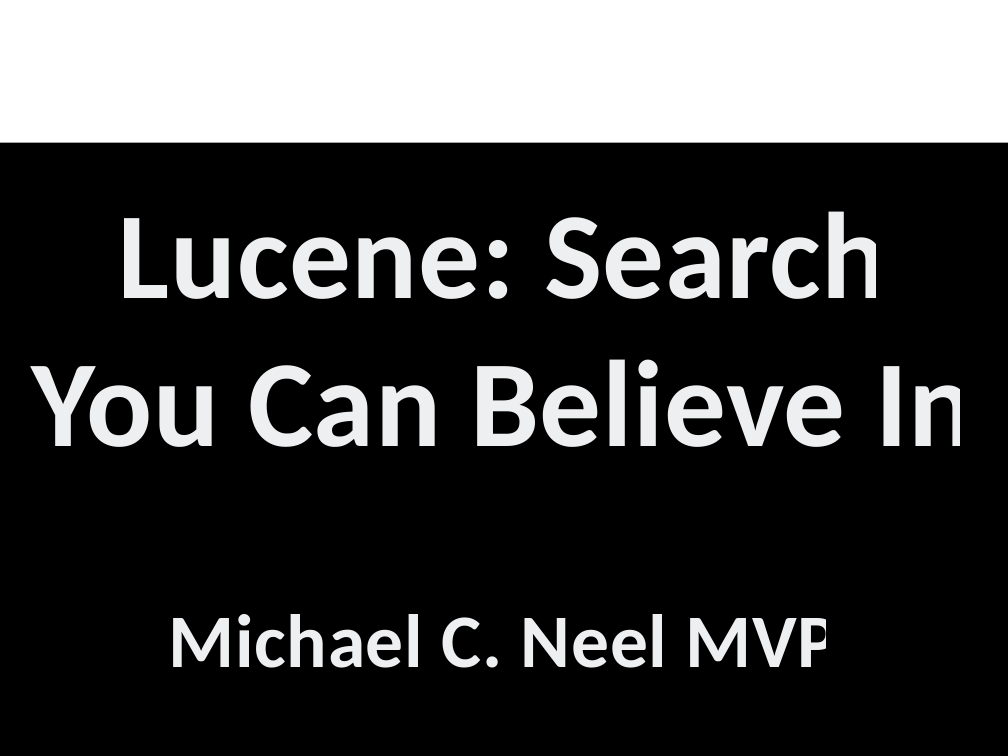
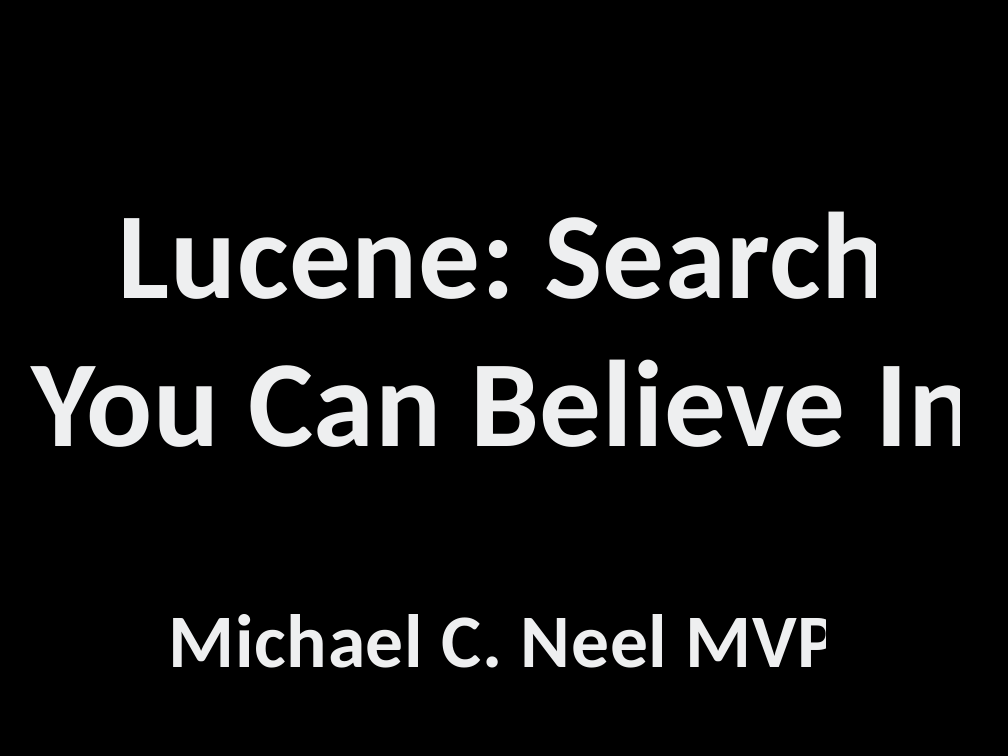
Before and after one commit to spaccabit/vinull, a slide deck: slide 1 of Presentations/Lucene/Lucene.pptx. Drawn at 1008x756 pixels with LibreOffice and Linux fonts; fonts in the diff are those of the drawing; background and template pictures are left out. Boxes give left, top, right and bottom in pixels: in the first picture for what was removed or moved away, otherwise in the second. Text is boxed around its words. In the diff, an @@ line names an element or a change of style, - is before the commit and + after.

Commit message:
updates to slides for RDU CodeCamp

```diff
--- a/Presentations/Lucene/Lucene.pptx
+++ b/Presentations/Lucene/Lucene.pptx
@@ background picture (left out) to #000000 @@
@@ rectangle removed at [0, 143, 1008, 756] @@
```
